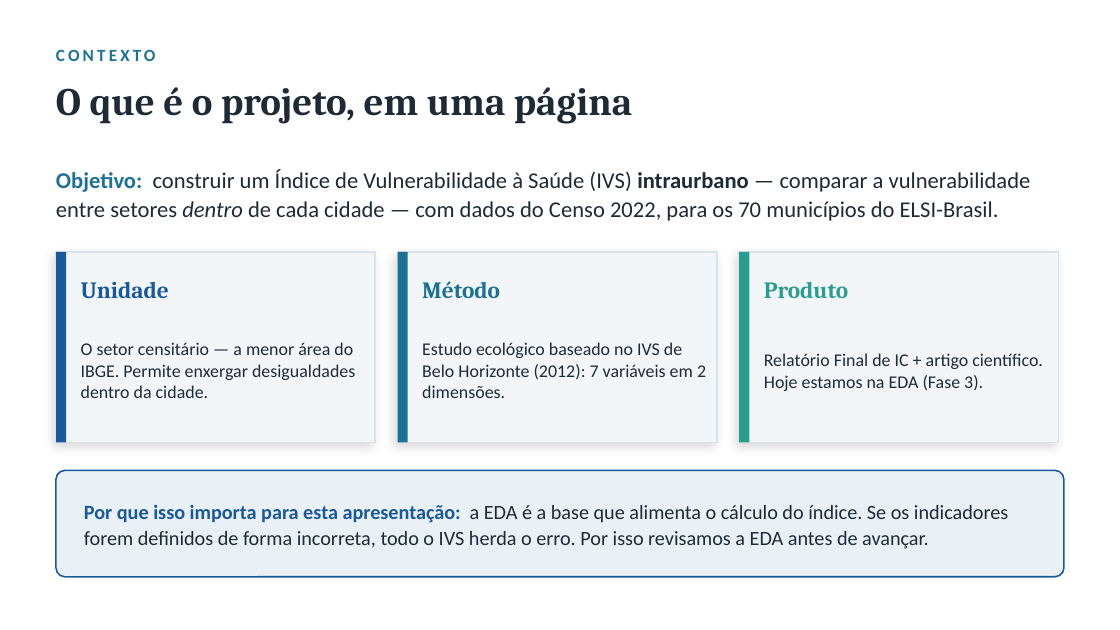
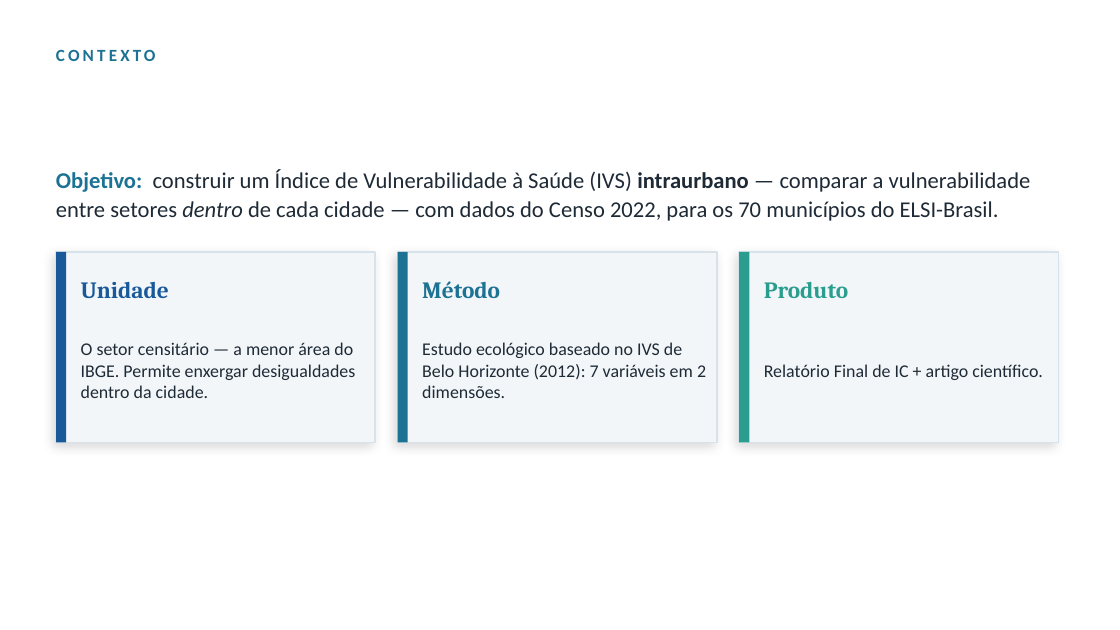
Before and after one commit to pedrinndias/Projeto_IVS_Censo, a slide deck: slide 2 of docs/Apresentacoes_IVS/1_APRESENTAR_Comparativo_EDA_antiga_vs_nova.pptx. Drawn at 1120x630 pixels with LibreOffice and Linux fonts; fonts in the diff are those of the drawing. Boxes give left, top, right and bottom in pixels: in the first picture for what was removed or moved away, otherwise in the second. Text is boxed around its words. In the diff, an @@ line names an element or a change of style, - is before the commit and + after.

```diff
--- a/docs/Apresentacoes_IVS/1_APRESENTAR_Comparativo_EDA_antiga_vs_nova.pptx
+++ b/docs/Apresentacoes_IVS/1_APRESENTAR_Comparativo_EDA_antiga_vs_nova.pptx
@@ text removed at bbox=[56, 87, 632, 124] @@
-O que é o projeto, em uma página
@@ text at bbox=[764, 364, 1043, 380]: text changed @@
-Relatório Final de IC + artigo científico. Hoje estamos na EDA (Fase 3).
+Relatório Final de IC + artigo científico.
@@ rounded rectangle removed at bbox=[56, 470, 1064, 577] @@
@@ text removed at bbox=[84, 505, 1008, 549] @@
-Por que isso importa para esta apresentação: a EDA é a base que alimenta o cálculo do índice. Se os indicadores forem definidos de forma incorreta, todo o IVS herda o erro. Por isso revisamos a EDA antes de avançar.
```
Also in this commit, not shown: 6 other slides changed, 1 other file.
